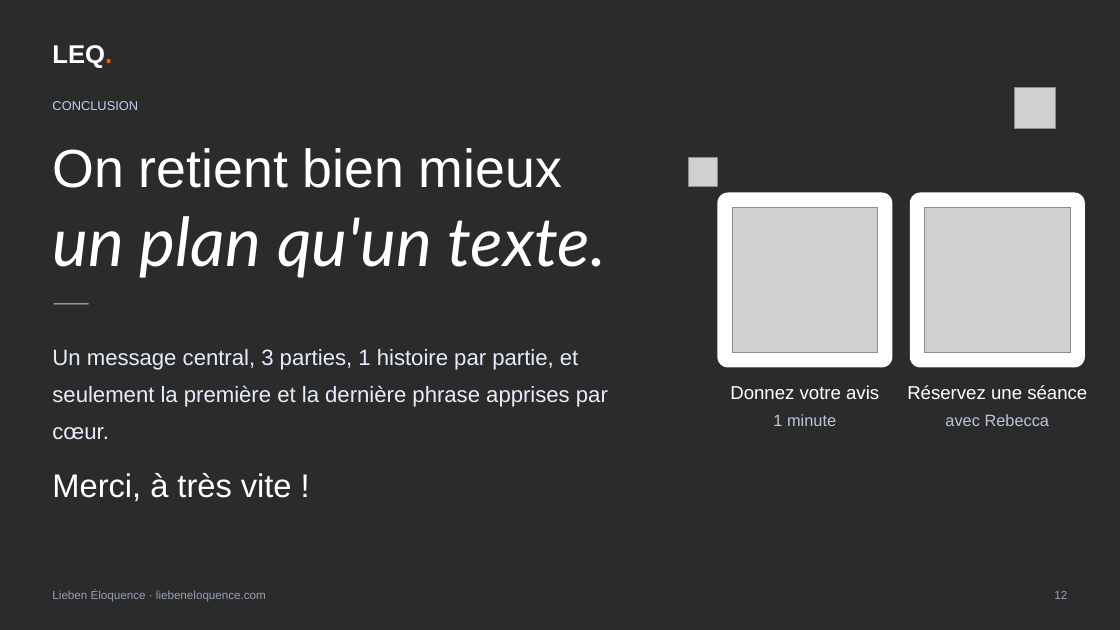
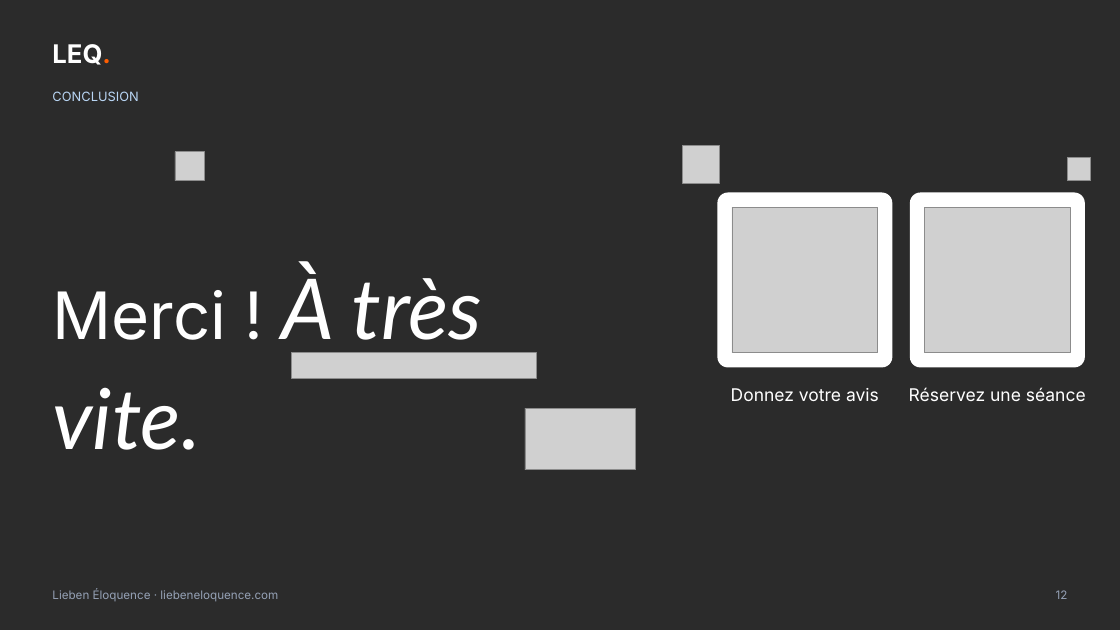
Before and after one commit to ahiale/liebeneloquence-site, a slide deck: slide 12 of communication/atelier/LEQ-capsule-squelette.pptx. Drawn at 1120x630 pixels with LibreOffice and Linux fonts; fonts in the diff are those of the drawing; grey boxes stand for pictures; background and template pictures are left out; a plain dark background stands for a picture behind light text. Boxes give left, top, right and bottom in pixels: in the first picture for what was removed or moved away, otherwise in the second. Text is boxed around its words. In the diff, an @@ line names an element or a change of style, - is before the commit and + after.

```diff
--- a/communication/atelier/LEQ-capsule-squelette.pptx
+++ b/communication/atelier/LEQ-capsule-squelette.pptx
@@ font Arial to Inter in 3 elements at (x1=52, y1=44, x2=110, y2=65), (x1=52, y1=589, x2=278, y2=601), (x1=52, y1=91, x2=138, y2=101) @@
@@ text "CONCLUSION" moved from (x1=52, y1=101, x2=138, y2=110) to (x1=52, y1=91, x2=138, y2=101) @@
@@ picture removed at (x1=1015, y1=87, x2=1056, y2=129) @@
@@ text removed at (x1=52, y1=148, x2=606, y2=278) @@
-On retient bien mieux
-un plan qu'un texte.
@@ picture resized from (x1=688, y1=157, x2=718, y2=187) to (x1=682, y1=146, x2=719, y2=183) @@
@@ picture added at (x1=175, y1=152, x2=204, y2=181) @@
@@ picture added at (x1=1068, y1=157, x2=1091, y2=181) @@
@@ text at (x1=52, y1=266, x2=482, y2=450): text changed; size 28 to 72 pt; font Arial to Lato; italic on @@
-Merci, à très vite !
+Merci ! À très vite.
@@ rectangle removed at (x1=54, y1=303, x2=89, y2=304) @@
@@ text removed at (x1=52, y1=349, x2=608, y2=407) @@
-Un message central, 3 parties, 1 histoire par partie, et seulement la première et la dernière phrase apprises par cœur.
@@ picture added at (x1=292, y1=353, x2=537, y2=378) @@
@@ text "Donnez votre avis" at (x1=731, y1=388, x2=879, y2=401): size 16 to 15 pt, font Arial to Inter @@
@@ text "Réservez une séance" at (x1=909, y1=387, x2=1086, y2=401): size 16 to 15 pt, font Arial to Inter @@
@@ picture added at (x1=525, y1=408, x2=636, y2=470) @@
@@ text removed at (x1=773, y1=414, x2=836, y2=426) @@
-1 minute
@@ text removed at (x1=945, y1=414, x2=1050, y2=426) @@
-avec Rebecca
```
Also in this commit, not shown: 11 other slides changed, 43 other files.
